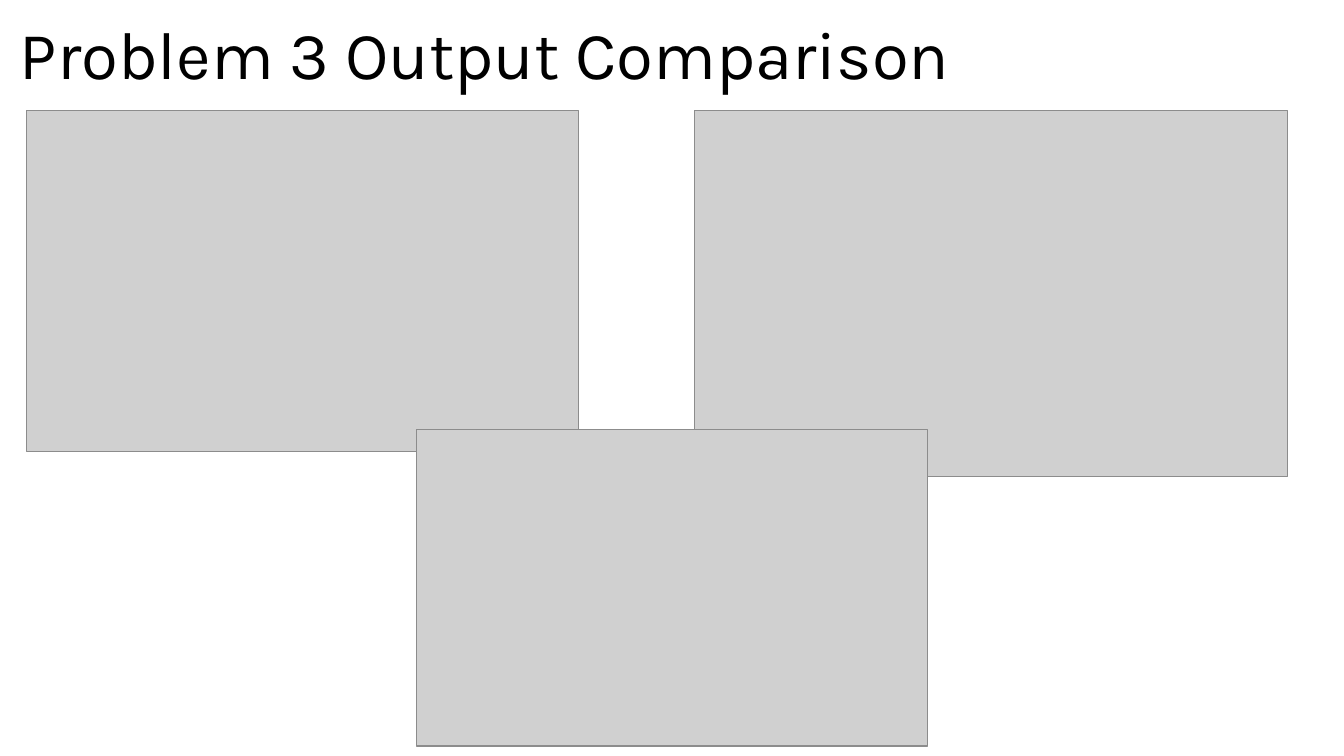
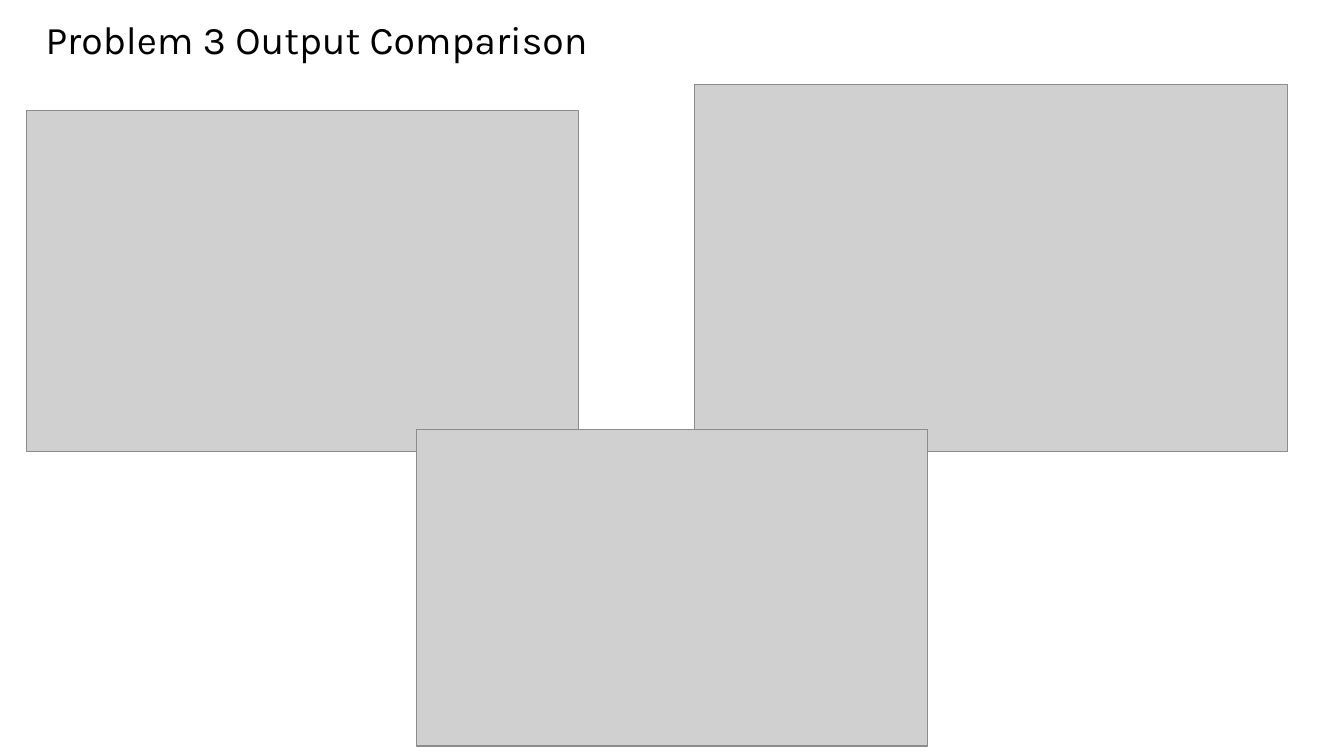
Before and after one commit to AbhinandSatish/Nuclear_Ractor_BurnUp, a slide deck: slide 13 of Reports/Abhinand Saitsh - Uranium Transmutation decay chain - Presentation.pptx. Drawn at 1344x756 pixels with LibreOffice and Linux fonts; fonts in the diff are those of the drawing; grey boxes stand for pictures. Boxes give left, top, right and bottom in pixels: in the first picture for what was removed or moved away, otherwise in the second. Text is boxed around its words. In the diff, an @@ line names an element or a change of style, - is before the commit and + after.

```diff
--- a/Reports/Abhinand Saitsh - Uranium Transmutation decay chain - Presentation.pptx
+++ b/Reports/Abhinand Saitsh - Uranium Transmutation decay chain - Presentation.pptx
@@ text "Problem 3 Output Comparison" moved from (x1=20, y1=32, x2=950, y2=95) to (x1=46, y1=27, x2=588, y2=64) @@
@@ text "Problem 3 Output Comparison" at (x1=46, y1=27, x2=588, y2=64): size 48 to 28 pt; line spacing 0.9 to 1; vertical alignment bottom to top @@
@@ picture moved from (x1=695, y1=110, x2=1288, y2=477) to (x1=695, y1=85, x2=1288, y2=452) @@
```
Also in this commit, not shown: 6 other slides changed, 5 other files.
